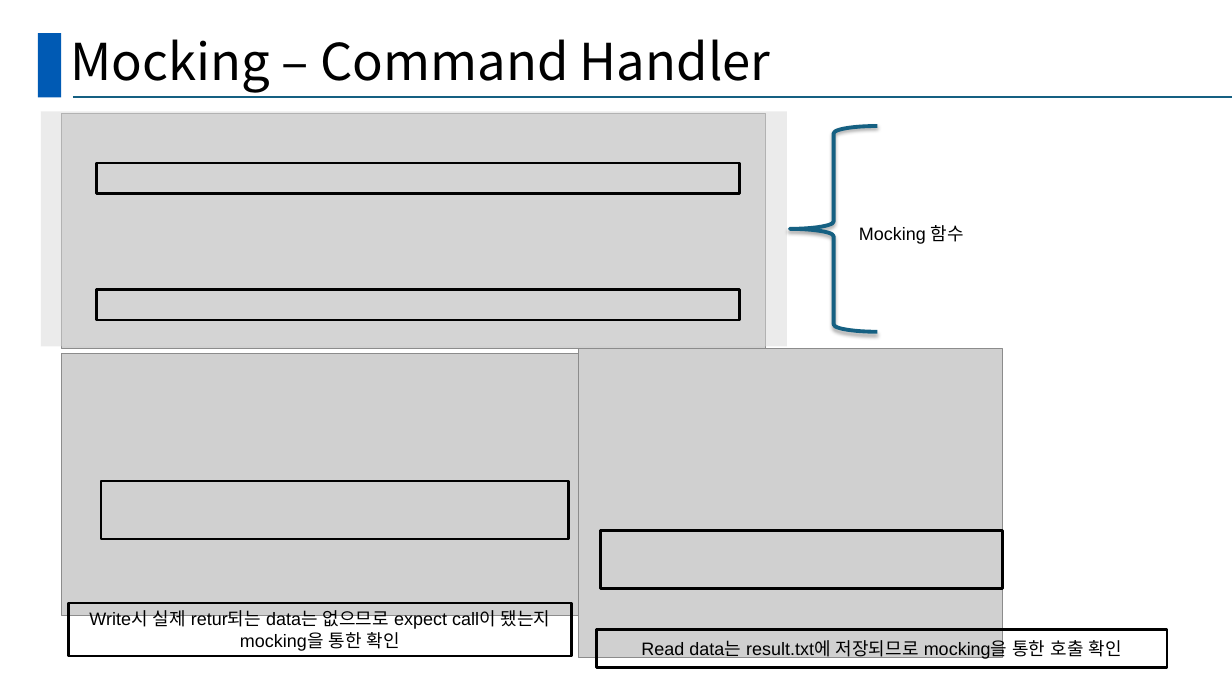
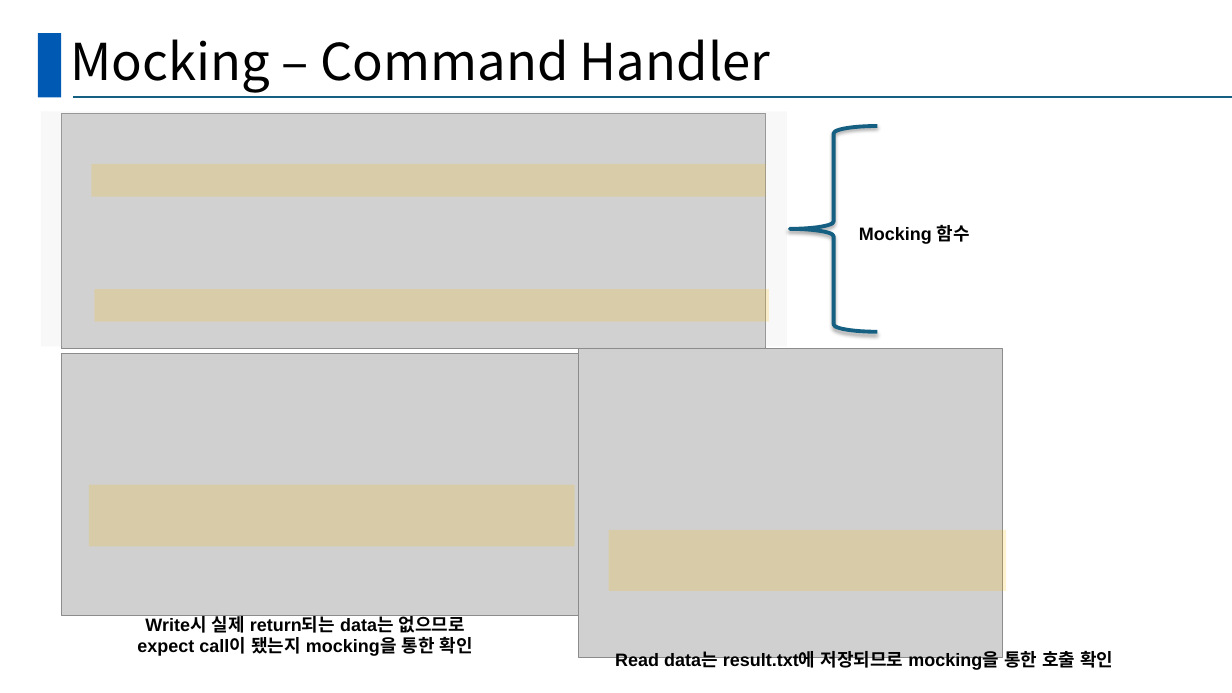
Before and after one commit to mhkim90/ssdproject-1234, a slide deck: slide 7 of 발표양식.pptx. Drawn at 1232x693 pixels with LibreOffice and Linux fonts; fonts in the diff are those of the drawing; grey boxes stand for pictures. Boxes give left, top, right and bottom in pixels: in the first picture for what was removed or moved away, otherwise in the second. Text is boxed around its words. In the diff, an @@ line names an element or a change of style, - is before the commit and + after.

Commit message:
dd

```diff
--- a/발표양식.pptx
+++ b/발표양식.pptx
@@ rectangle at bbox=[41, 112, 787, 347]: fill #D9D9D9 at 50% opacity to #D9D9D9 at 16% opacity @@
@@ rectangle: place and size @@
-rectangle at bbox=[96, 163, 739, 193]
+rectangle at bbox=[91, 164, 766, 196]
@@ text "Mocking 함수" at bbox=[859, 225, 970, 244]: bold on @@
@@ fill none to #FFC000 at 19% opacity; outline #000000 2 pt to none in 4 elements at bbox=[609, 531, 1006, 592], bbox=[89, 485, 575, 547], bbox=[91, 164, 766, 196], bbox=[94, 289, 769, 322] @@
@@ rectangle: place and size @@
-rectangle at bbox=[96, 289, 739, 320]
+rectangle at bbox=[94, 289, 769, 322]
@@ rectangle: place and size @@
-rectangle at bbox=[101, 482, 568, 540]
+rectangle at bbox=[89, 485, 575, 547]
@@ rectangle: place and size @@
-rectangle at bbox=[601, 531, 1003, 589]
+rectangle at bbox=[609, 531, 1006, 592]
@@ text "Write시 실제 return되는 data는 없으므로": place and size @@
-text "Write시 실제 return되는 data는 없으므로" at bbox=[68, 603, 571, 656]
+text "Write시 실제 return되는 data는 없으므로" at bbox=[137, 615, 473, 656]
@@ text "Write시 실제 return되는 data는 없으므로" at bbox=[137, 615, 473, 656]: vertical alignment middle to top; outline #000000 2 pt to none @@
@@ text at bbox=[137, 615, 473, 656]: text changed; bold on @@
-Write시 실제 retur되는 data는 없으므로 expect call이 됐는지 mocking을 통한 확인
+Write시 실제 return되는 data는 없으므로
+expect call이 됐는지 mocking을 통한 확인
@@ text "Read data는 result.txt에 저장되므로 mocking을 ...": place and size @@
-text "Read data는 result.txt에 저장되므로 mocking을 ..." at bbox=[597, 629, 1167, 667]
+text "Read data는 result.txt에 저장되므로 mocking을 ..." at bbox=[615, 650, 1113, 672]
@@ text "Read data는 result.txt에 저장되므로 mocking을 ..." at bbox=[615, 650, 1113, 672]: bold on; vertical alignment middle to top; outline #000000 2 pt to none @@
```
Also in this commit, not shown: 5 other slides changed.
